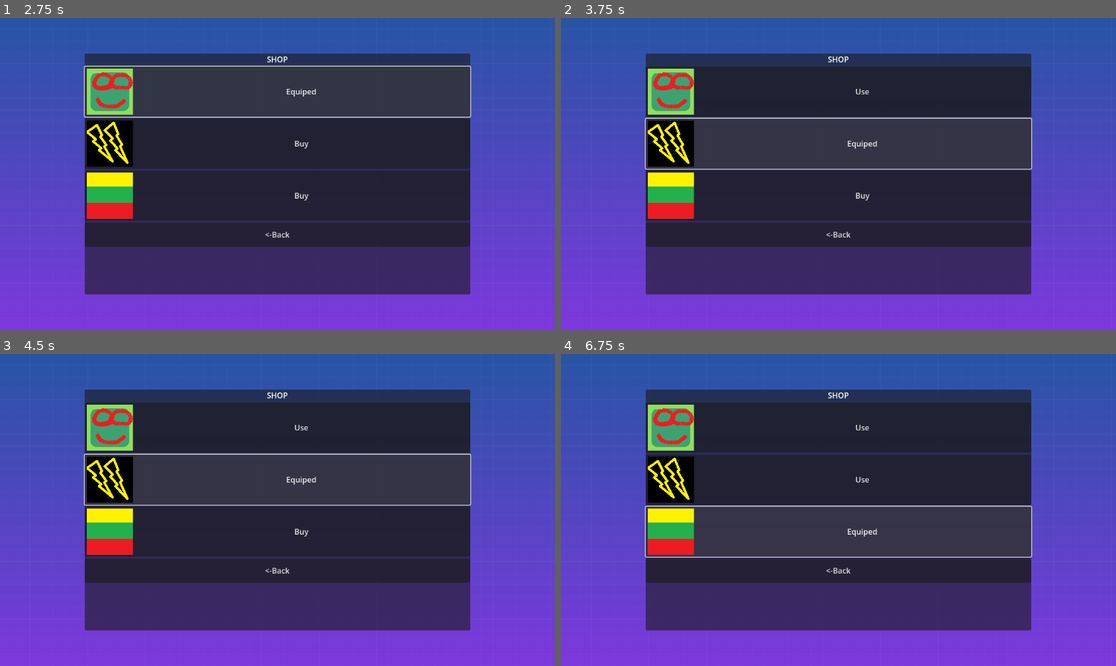
Above: before the commit, frames 1-4 (two rows, left to right).
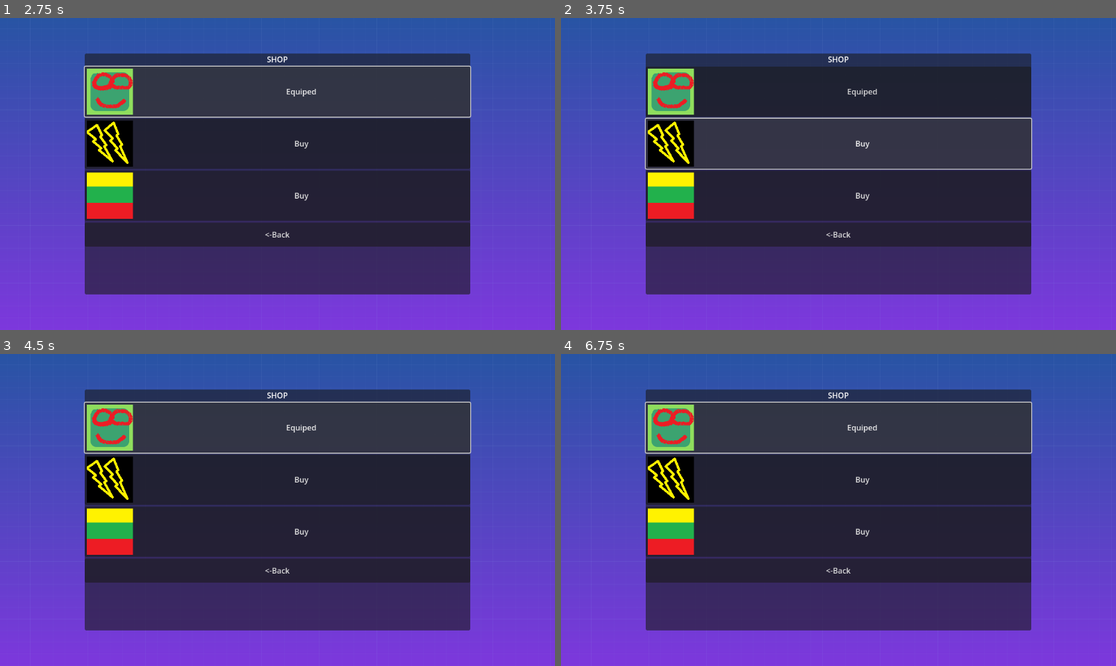
Above: after the commit, the same moments.

Repository: GrybasBaravykas/ZaidimoPraktika
Game: Godot game, scene res://src/main_menu.tscn
Two runs of this game, one before a commit and one after it. Both use one fixed random seed, a clock stepped at 60 frames per second and the inputs below.
Inputs:
- Up to frame 1 (2.75 s): click "parduotuvė" at 0.5 s; click "Use" at 1.25 s; click "Equiped" at 2 s
- Up to frame 2 (3.75 s): click "Buy" at 2.75 s; click "Use" (after the commit: "Buy") at 3.5 s
- Up to frame 3 (4.5 s): click "Equiped" at 4.25 s
- Up to frame 4 (6.75 s): click "Buy" at 5 s; click "Use" (after the commit: "Buy") at 5.75 s; click "Equiped" at 6.5 s

Frame 1 is identical in both runs. In frame 2, 0.1% of the frame differs, in the area x 51-57%, y 22-42%; in frame 3, 1.4%; in frame 4, 1.6%, in the area x 15-85%, y 15-66%.

Commit message:
paskutinis

Diff:
--- a/history_menu.gd
+++ b/history_menu.gd
@@ -1,11 +1,22 @@
 extends CanvasLayer
 
-var death = 10
-var jumps = 20
-var gold = 30
-var exp = 1
-var wins = 10
+const Json = preload("res://map_gen_json.gd")
+var my_json: Json
+
+var death
+var jumps
+var gold
+var exp
+var wins
+
 func _ready() -> void:
+	my_json = Json.new()
+	my_json.load_file2()
+	wins = my_json.data2.wins
+	exp = my_json.data2.exp
+	gold = my_json.data2.gold
+	jumps = my_json.data2.jumps
+	death = my_json.data2.loss
 	$VBoxContainer/Label.text = "Deaths⚫⚫⚫ : " + str(death)
 	$VBoxContainer/Label2.text = "Jumps⚫⚫⚫ : " + str(jumps)
 	$VBoxContainer/Label3.text = "Gold⚫⚫⚫: " + str(gold)
@@ -31,11 +42,11 @@
 			$VBoxContainer/Label3.text = "Gold⚪⚪⚫ : " + str(gold)
 			if gold>= 30:
 				$VBoxContainer/Label3.text = "Gold⚪⚪⚪ : " + str(gold)
-	if exp >= 10:
+	if exp >= 500:
 		$VBoxContainer/Label4.text = "Exp⚪⚫⚫ : " + str(exp)
-		if exp >= 20:
+		if exp >= 1000:
 			$VBoxContainer/Label4.text = "Exp⚪⚪⚫ : " + str(exp)
-			if exp >= 30:
+			if exp >= 1500:
 				$VBoxContainer/Label4.text = "Exp⚪⚪⚪: " + str(exp)
 	if wins >= 10:
 		$VBoxContainer/Label5.text = "Wins⚪⚫⚫ : " + str(wins)
--- a/map_gen_json.gd
+++ b/map_gen_json.gd
@@ -8,7 +8,7 @@
 	"map_seed" : 0
 }
 var default_data2 = {
-	"gold" : 100,
+	"gold" :0,
 	"exp" : 1,
 	"wins" : 0,
 	"loss" : 0,
--- a/src/player.gd
+++ b/src/player.gd
@@ -45,6 +45,7 @@
 		body.queue_free()
 		if(score == 7 * my_json.data.difficulty + 1):
 			my_json.data2.wins+=1
+			my_json.data2.gold += 10 * my_json.data.difficulty
 			my_json.create_file2()
 			game_over()
 
--- a/src/shop.gd
+++ b/src/shop.gd
@@ -1,6 +1,6 @@
 extends Node
 var store = {
-			'selected' : 0,
+			'selected' : 1,
 }
 const Json = preload("res://map_gen_json.gd")
 var my_json: Json
